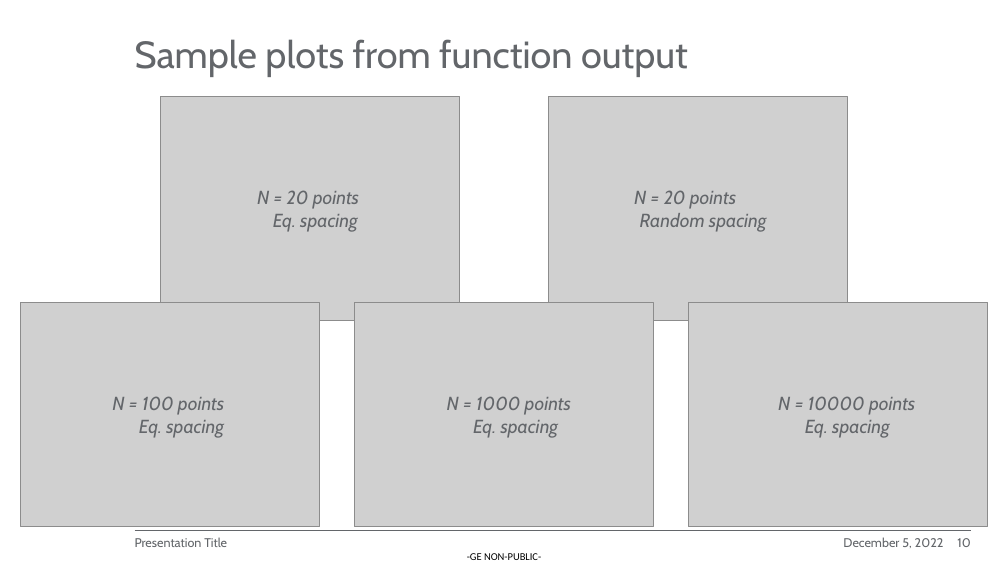
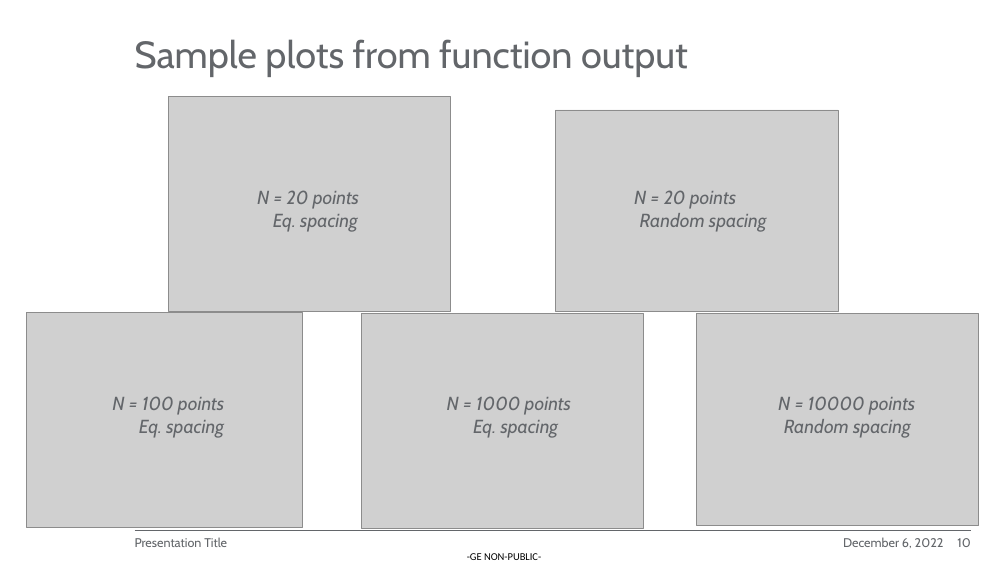
Before and after one commit to EEDP-2022-A/A-Course_Software_Homework_2022, a slide deck: slide 10 of Sprint Review PPT.pptx. Drawn at 1008x567 pixels with LibreOffice and Linux fonts; fonts in the diff are those of the drawing; grey boxes stand for pictures; background and template pictures are left out. Boxes give left, top, right and bottom in pixels: in the first picture for what was removed or moved away, otherwise in the second. Text is boxed around its words. In the diff, an @@ line names an element or a change of style, - is before the commit and + after.

```diff
--- a/Sprint Review PPT.pptx
+++ b/Sprint Review PPT.pptx
@@ picture: place and size @@
-picture at (160, 96, 460, 321)
+picture at (168, 96, 450, 311)
@@ picture: place and size @@
-picture at (548, 96, 848, 321)
+picture at (556, 110, 839, 311)
@@ picture: place and size @@
-picture at (20, 302, 320, 527)
+picture at (26, 312, 302, 527)
@@ picture: place and size @@
-picture at (355, 302, 654, 527)
+picture at (361, 314, 644, 529)
@@ picture: place and size @@
-picture at (688, 302, 988, 527)
+picture at (697, 314, 979, 526)
@@ text at (784, 419, 911, 438): text changed @@
-Eq. spacing
+Random spacing
@@ text at (843, 537, 944, 548): text changed @@
-December 5, 2022
+December 6, 2022
```
Also in this commit, not shown: 10 other slides changed.
